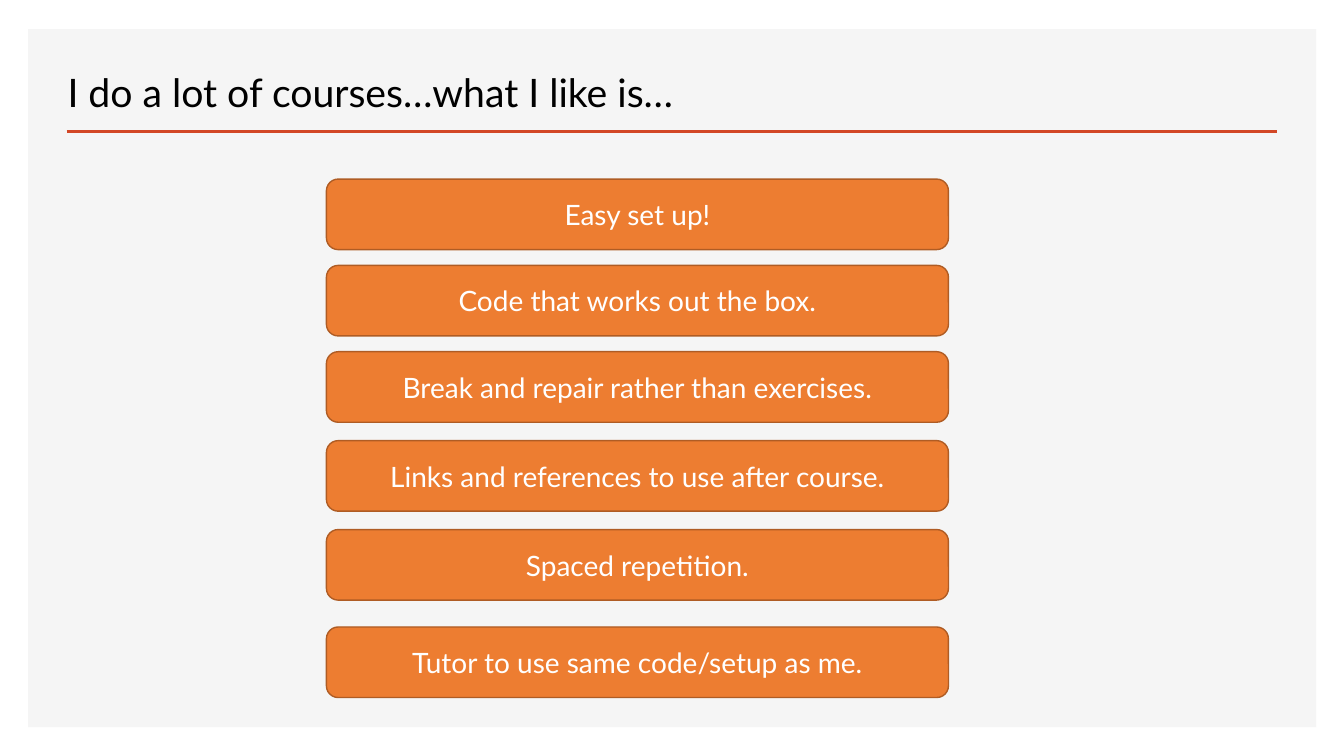
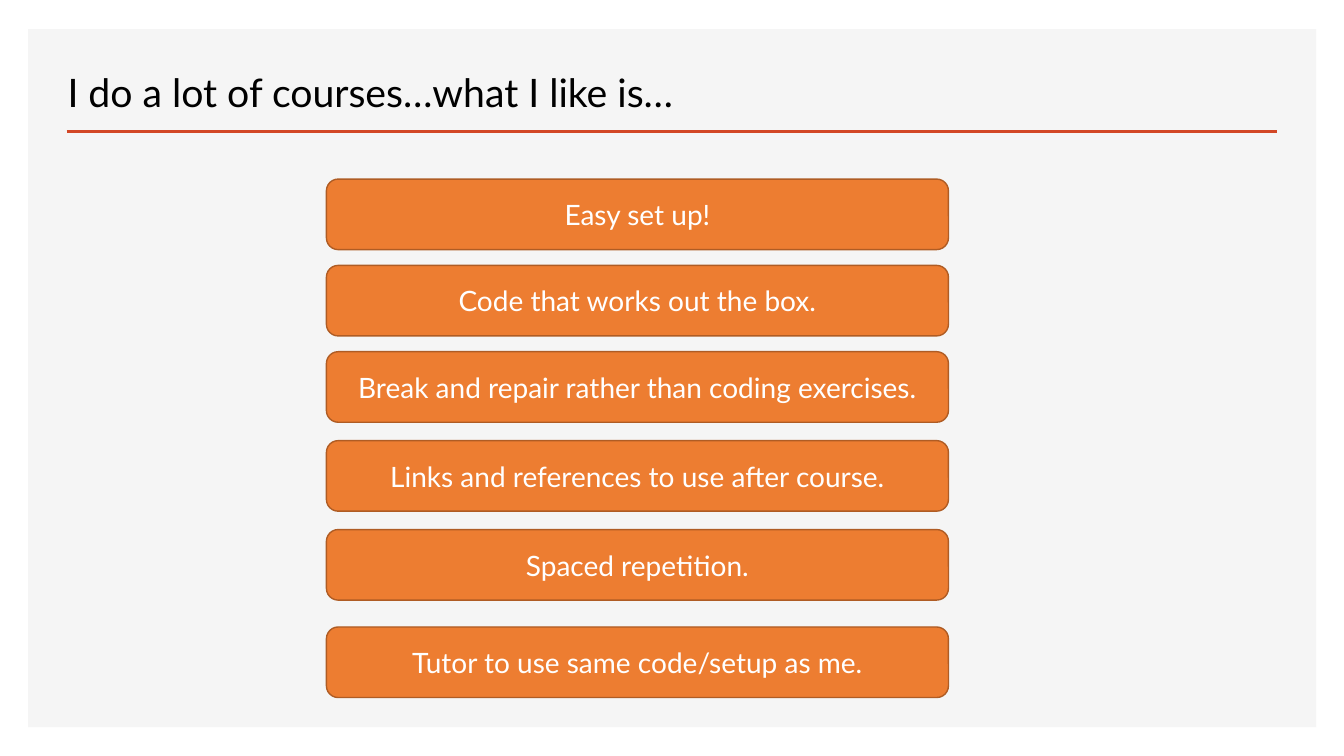
Before and after one commit to Python-Test-Engineer/web-components-v1, a slide deck: slide 6 of SLIDES/ndc-web-components.pptx (slide 5 before the commit). Drawn at 1344x756 pixels with LibreOffice and Linux fonts; fonts in the diff are those of the drawing. Boxes give left, top, right and bottom in pixels: in the first picture for what was removed or moved away, otherwise in the second. Text is boxed around its words. In the diff, an @@ line names an element or a change of style, - is before the commit and + after.

```diff
--- a/SLIDES/ndc-web-components.pptx
+++ b/SLIDES/ndc-web-components.pptx
@@ text in rounded rectangle at bbox=[358, 377, 916, 403]: text changed @@
-Break and repair rather than exercises.
+Break and repair rather than coding exercises.
```
Also in this commit, not shown: 4 other slides changed, 5 other files.
